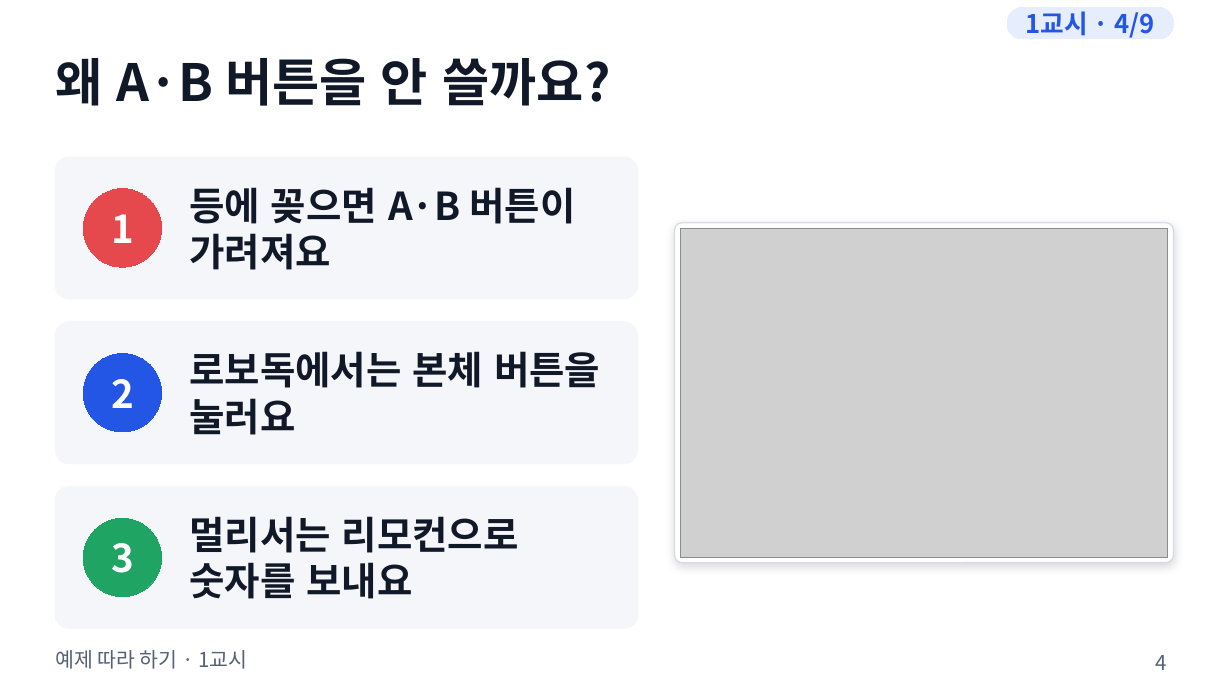
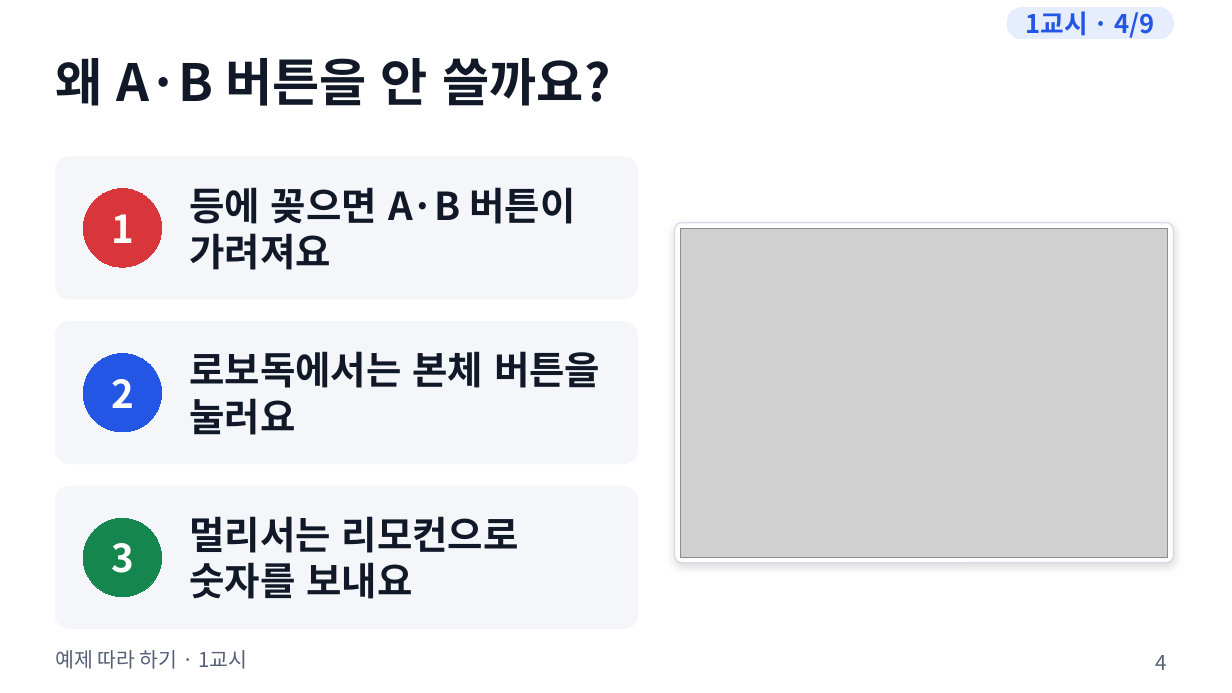
Before and after one commit to boundaryx01-uniquelife/microbit, a slide deck: slide 4 of bridge/docs/materials/예제_따라하기/예제_수업슬라이드.pptx. Drawn at 1232x693 pixels with LibreOffice and Linux fonts; fonts in the diff are those of the drawing; grey boxes stand for pictures. Boxes give left, top, right and bottom in pixels: in the first picture for what was removed or moved away, otherwise in the second. Text is boxed around its words. In the diff, an @@ line names an element or a change of style, - is before the commit and + after.

```diff
--- a/bridge/docs/materials/예제_따라하기/예제_수업슬라이드.pptx
+++ b/bridge/docs/materials/예제_따라하기/예제_수업슬라이드.pptx
@@ ellipse "1" at [83,189,162,267]: fill #E5484D to #D8363B; outline #E5484D 0.75 pt to #D8363B 0.75 pt @@
@@ ellipse "3" at [83,518,162,597]: fill #1FA463 to #16864F; outline #1FA463 0.75 pt to #16864F 0.75 pt @@
```
Also in this commit, not shown: 13 other slides changed, 12 other files.
